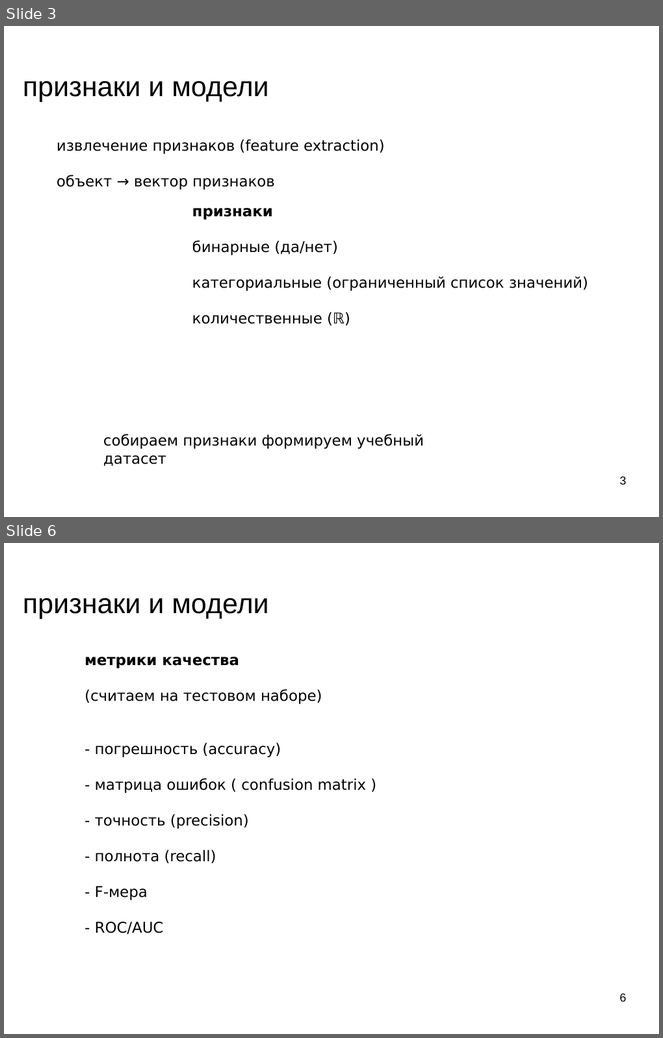
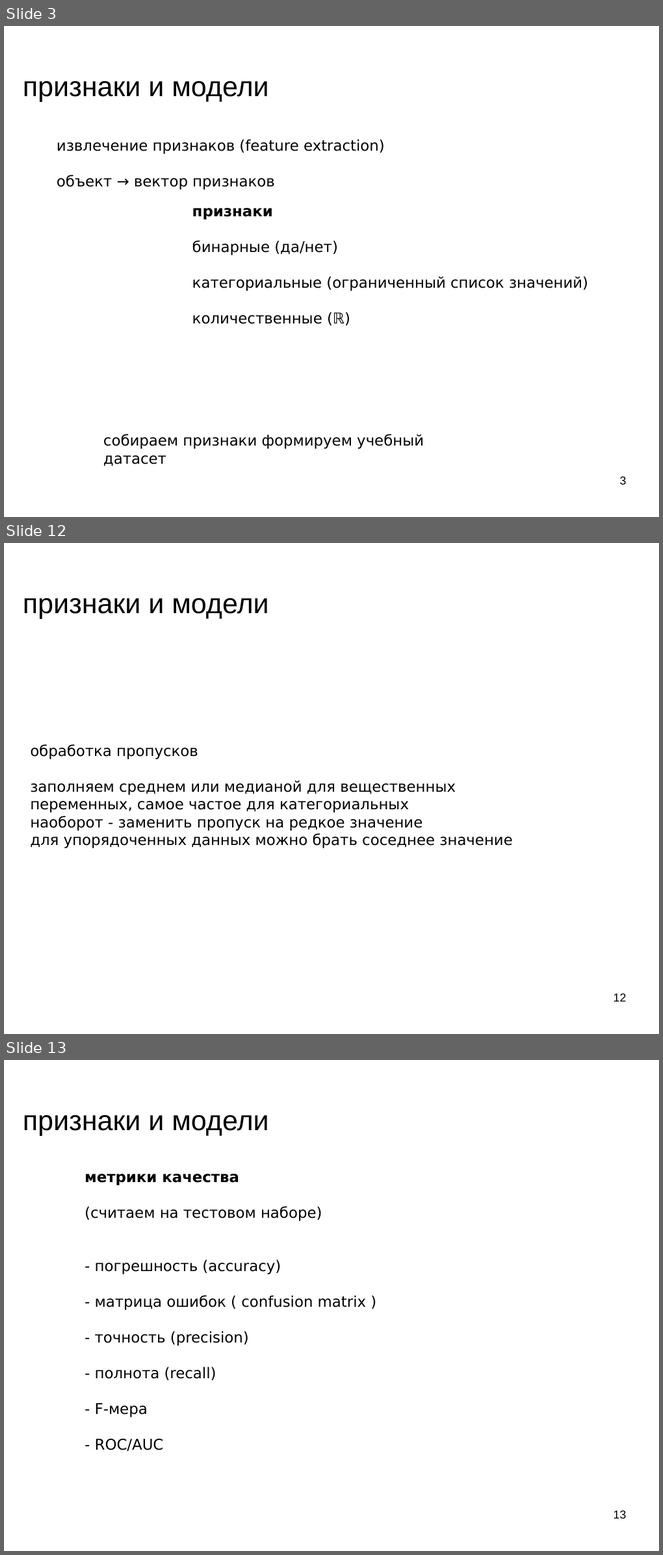
Before and after one commit to mechanoid5/ml_lectorium_legacy, a slide deck: 12-fetch-anomal.odp. Shown one above the other, each under a label of ours: slides 3 and 6 before the commit, slides 3, 12 and 13 after it; the slides between them are not shown. The pictures are 663x1038 and 663x1555 pixels, drawn with LibreOffice and Linux fonts; fonts in the diff are those of the drawing; background and template pictures are left out. Boxes give left, top, right and bottom in pixels: in the first picture for what was removed or moved away, otherwise in the second. Text is boxed around its words. In the diff, an @@ line names an element or a change of style, - is before the commit and + after.

```diff
--- a/12-fetch-anomal.odp
+++ b/12-fetch-anomal.odp
@@ slide 12 added at (4, 543, 659, 1034), background picture (left out) @@
@@ title added at (23, 598, 269, 618), 33.9 pt, text #000000 @@
+признаки и модели
@@ text added at (30, 745, 512, 849), 18 pt, text #000000 @@
+обработка пропусков
+заполняем среднем или медианой для вещественных переменных, самое частое для категориальных
+наоборот - заменить пропуск на редкое значение
+для упорядоченных данных можно брать соседнее значение
@@ page number added at (614, 993, 627, 1002), 14 pt, text #000000 @@
+12
@@ what was slide 6 is now slide 13 @@
@@ page number at (614, 1510, 627, 1519): text changed @@
-6
+13
```
Also in this commit, not shown: 8 other slides added, 2 slides removed, 1 other file.
